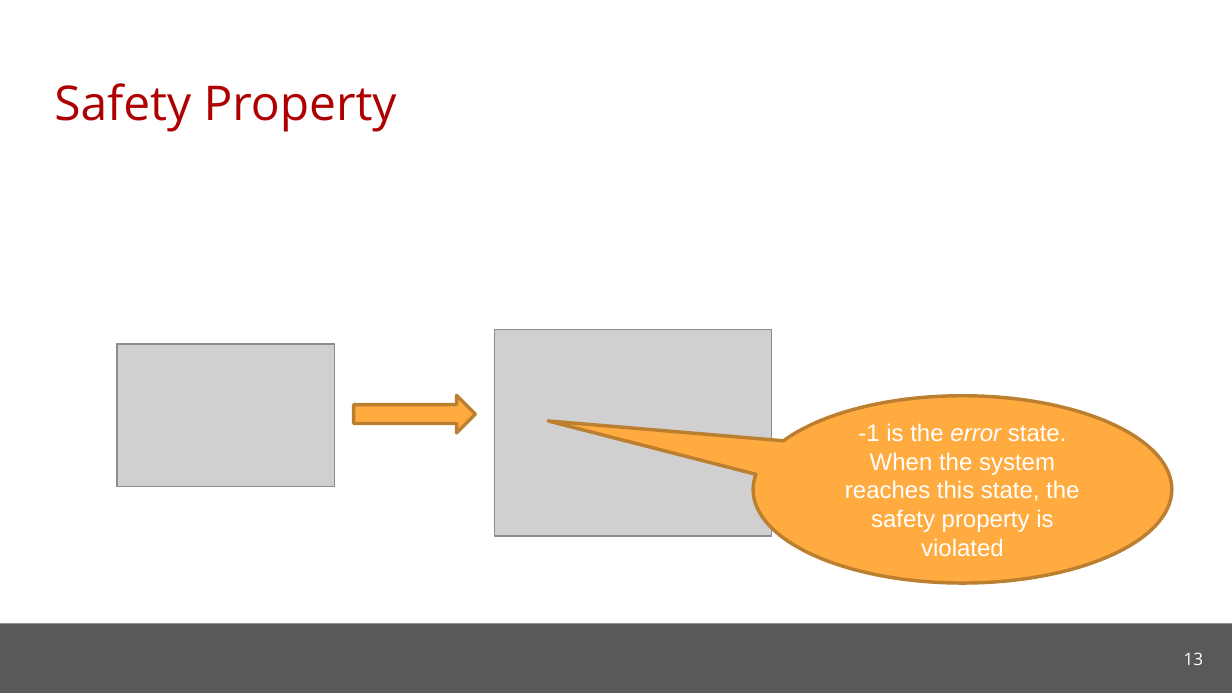
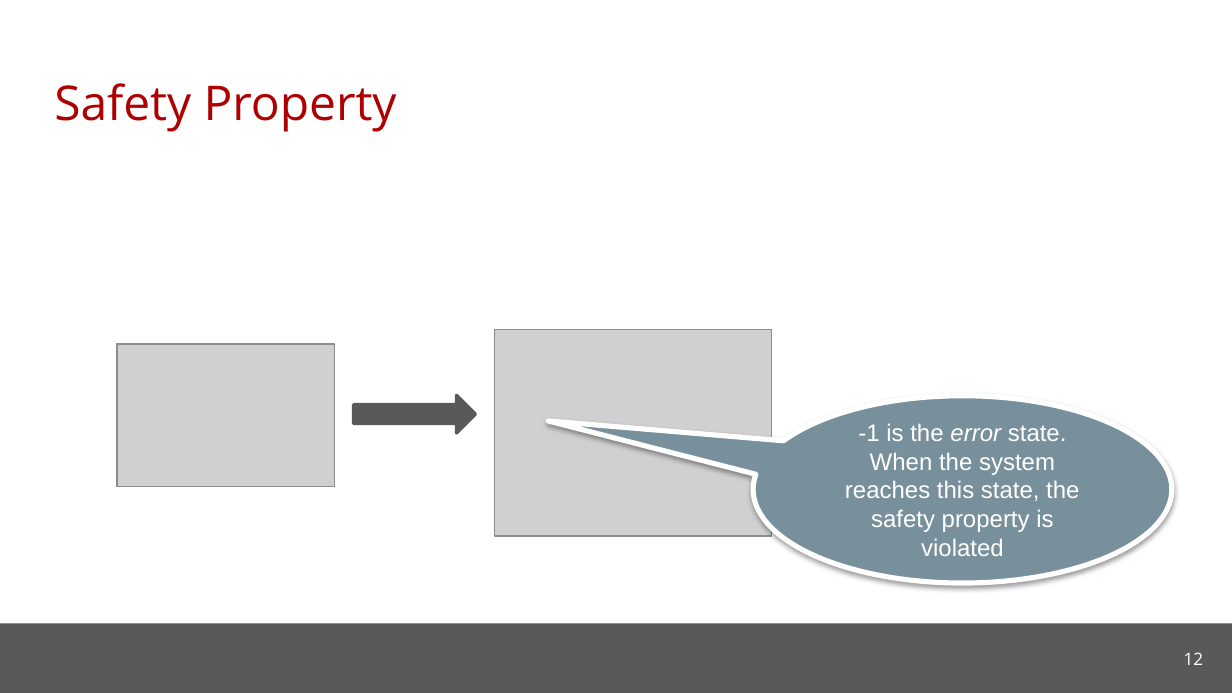
Before and after one commit to cmu-soda/Robustness, a slide deck: slide 12 of Robustness.pptx (slide 13 before the commit). Drawn at 1232x693 pixels with LibreOffice and Linux fonts; fonts in the diff are those of the drawing; grey boxes stand for pictures; background and template pictures are left out. Boxes give left, top, right and bottom in pixels: in the first picture for what was removed or moved away, otherwise in the second. Text is boxed around its words. In the diff, an @@ line names an element or a change of style, - is before the commit and + after.

```diff
--- a/Robustness.pptx
+++ b/Robustness.pptx
@@ right arrow at [354,395,476,434]: fill #FFAB40 to #595959; outline #BD7F2F 2 pt to #595959 2 pt @@
@@ speech bubble "-1 is the error state. ..." at [753,395,1172,583]: fill #FFAB40 to #78909C; outline #BD7F2F 2 pt to #FFFFFF 3 pt; shadow on @@
@@ page number at [1184,652,1203,665]: text changed @@
-13
+12
```
Also in this commit, not shown: 6 other slides changed, 2 slides added, 3 slides removed.
